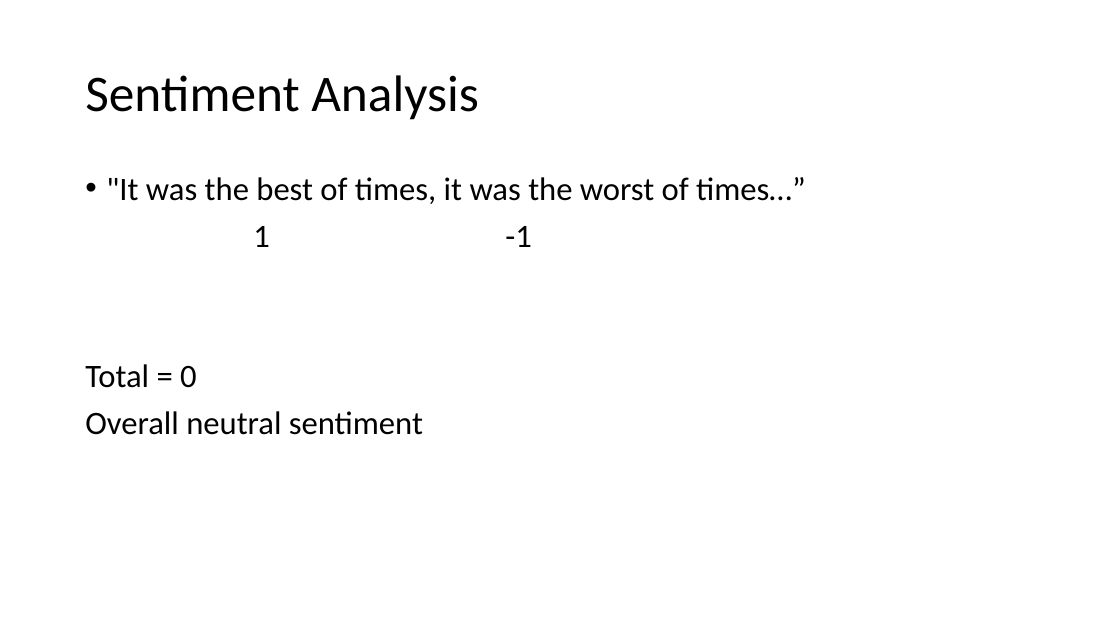
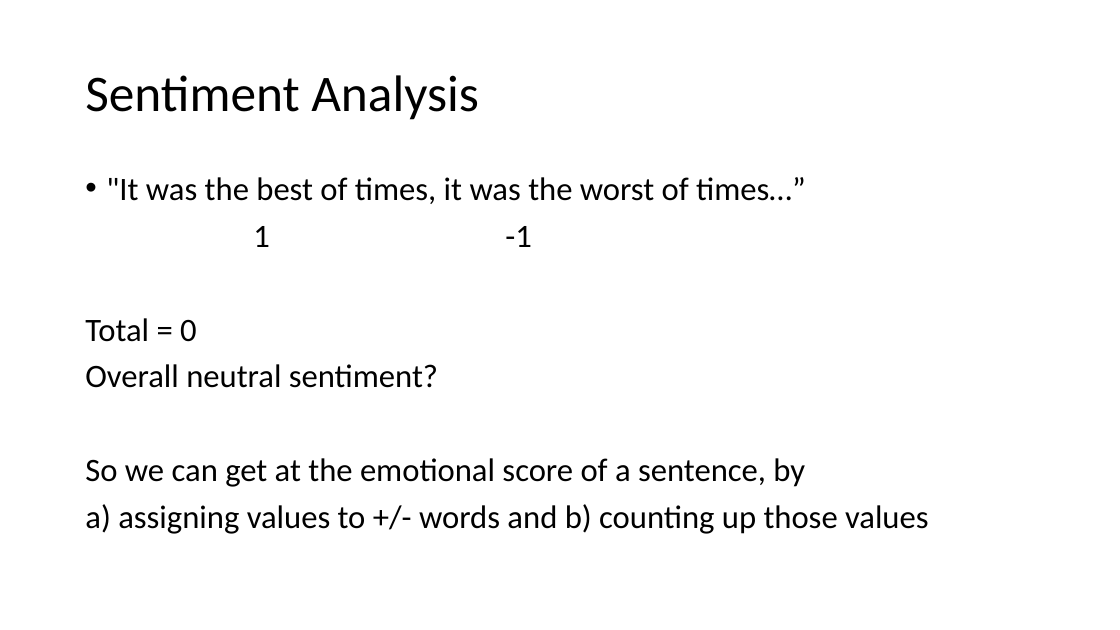
Before and after one commit to scholarslab/praxis, a slide deck: slide 15 of assets/workshop-on-workshops/workshop-on-workshops.pptx (slide 14 before the commit). Drawn at 1120x630 pixels with LibreOffice and Linux fonts; fonts in the diff are those of the drawing. Boxes give left, top, right and bottom in pixels: in the first picture for what was removed or moved away, otherwise in the second. Text is boxed around its words. In the diff, an @@ line names an element or a change of style, - is before the commit and + after.

```diff
--- a/assets/workshop-on-workshops/workshop-on-workshops.pptx
+++ b/assets/workshop-on-workshops/workshop-on-workshops.pptx
@@ text at [85,364,929,534]: text changed @@
-Overall neutral sentiment
+Overall neutral sentiment?
+So we can get at the emotional score of a sentence, by
+a) assigning values to +/- words and b) counting up those values
```
Also in this commit, not shown: 10 other slides changed, 3 slides added, 5 slides removed, 2 other files.
